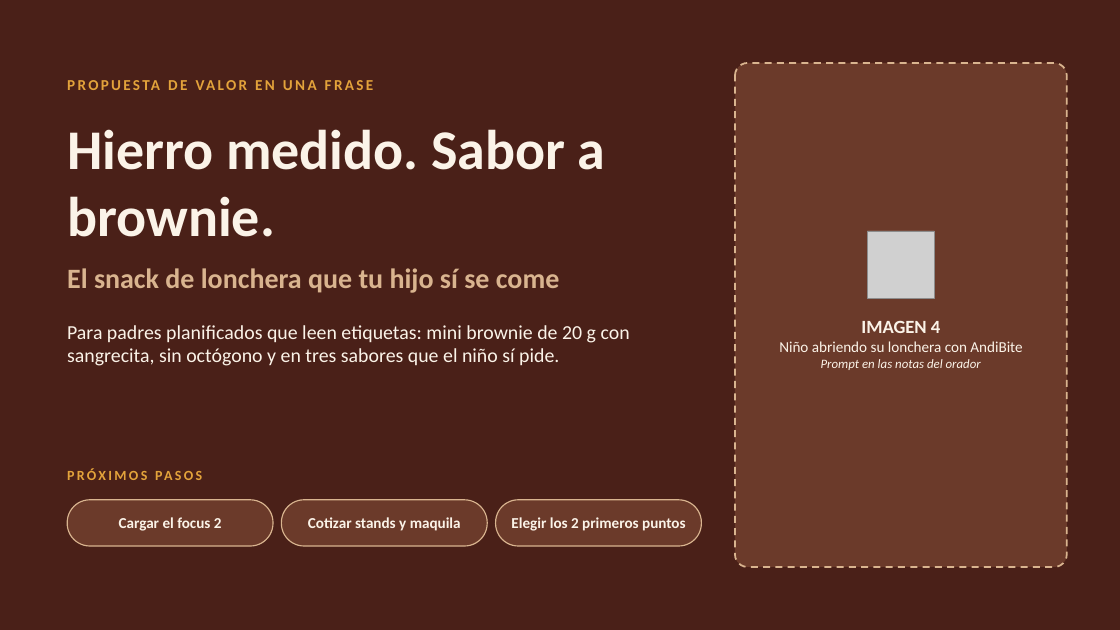
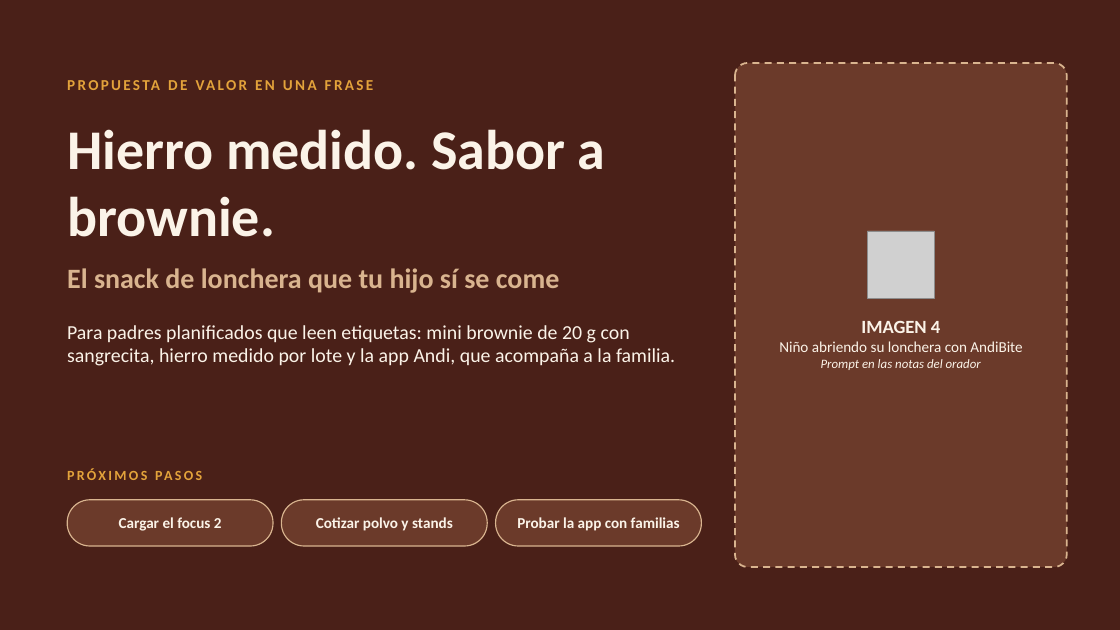
Before and after one commit to Darknow-web/Desarrollo-y-lanzamiento-de-producto-y-marca, a slide deck: slide 33 of 04-reformulacion/TC5-8/TC5-8-AndiBite.pptx (slide 31 before the commit). Drawn at 1120x630 pixels with LibreOffice and Linux fonts; fonts in the diff are those of the drawing; grey boxes stand for pictures. Boxes give left, top, right and bottom in pixels: in the first picture for what was removed or moved away, otherwise in the second. Text is boxed around its words. In the diff, an @@ line names an element or a change of style, - is before the commit and + after.

```diff
--- a/04-reformulacion/TC5-8/TC5-8-AndiBite.pptx
+++ b/04-reformulacion/TC5-8/TC5-8-AndiBite.pptx
@@ text at box(67, 325, 675, 366): text changed @@
-Para padres planificados que leen etiquetas: mini brownie de 20 g con sangrecita, sin octógono y en tres sabores que el niño sí pide.
+Para padres planificados que leen etiquetas: mini brownie de 20 g con sangrecita, hierro medido por lote y la app Andi, que acompaña a la familia.
@@ text at box(316, 517, 453, 531): text changed @@
-Cotizar stands y maquila
+Cotizar polvo y stands
@@ text at box(517, 517, 680, 531): text changed @@
-Elegir los 2 primeros puntos
+Probar la app con familias
```
Also in this commit, not shown: 19 other slides changed, 2 slides added, 4 other files.
